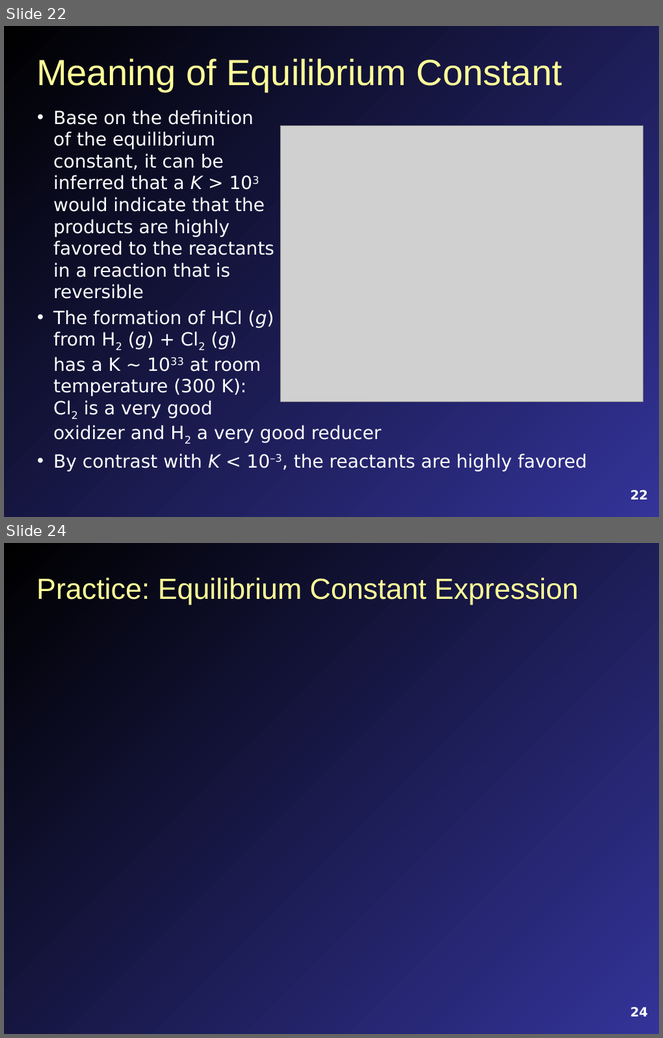
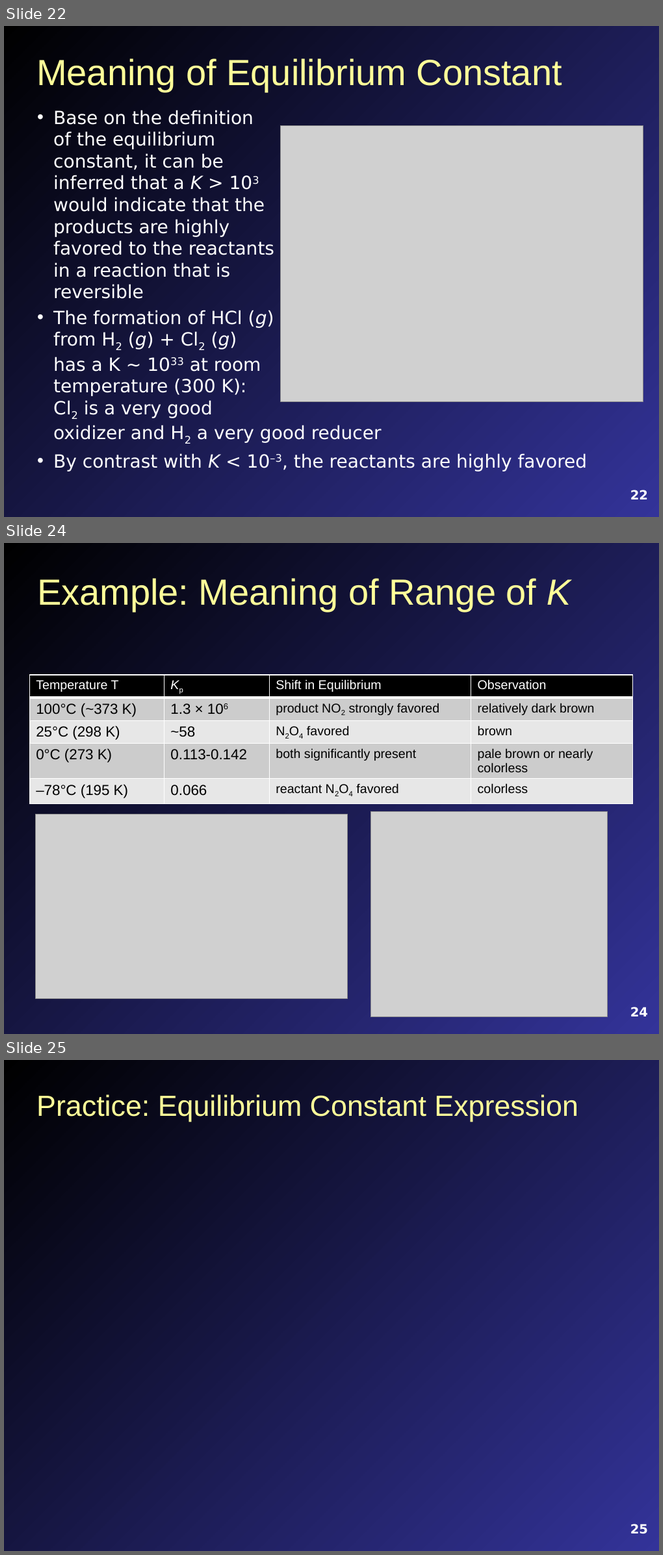
Before and after one commit to mavigozler/mavigozler.github.io, a slide deck: Teaching/Chemistry/Lecture Slides/FCC Chem 3A Chap 13 Content.pptx. Shown one above the other, each under a label of ours: slides 22 and 24 before the commit, slides 22, 24 and 25 after it; the slides between them are not shown. The pictures are 663x1038 and 663x1555 pixels, drawn with LibreOffice and Linux fonts; fonts in the diff are those of the drawing; grey boxes stand for pictures. Boxes give left, top, right and bottom in pixels: in the first picture for what was removed or moved away, otherwise in the second. Text is boxed around its words. In the diff, an @@ line names an element or a change of style, - is before the commit and + after.

```diff
--- a/Teaching/Chemistry/Lecture Slides/FCC Chem 3A Chap 13 Content.pptx
+++ b/Teaching/Chemistry/Lecture Slides/FCC Chem 3A Chap 13 Content.pptx
@@ slide 24 added at <box>4,543,659,1034</box>, background gradient #000000 to #333399 @@
@@ title added at <box>37,578,571,611</box>, 40 pt, text #FFFF99 @@
+Example: Meaning of Range of K
@@ table added at <box>29,675,634,807</box>, 5 rows, 4 columns @@
+Temperature T | Kp | Shift in Equilibrium | Observation
+100°C (~373 K) | 1.3 × 106 | product NO2 strongly favored | relatively dark brown
+25°C (298 K) | ~58 | N2O4 favored | brown
+0°C (273 K) | 0.113-0.142 | both significantly present | pale brown or nearly colorless
+–78°C (195 K) | 0.066 | reactant N2O4 favored | colorless
@@ picture added at <box>35,814,347,999</box> @@
@@ picture added at <box>371,811,607,1017</box> @@
@@ page number added at <box>631,1007,648,1017</box>, 14 pt, text #FFFFFF, bold @@
+24
@@ what was slide 24 is now slide 25 @@
@@ page number at <box>631,1524,648,1534</box>: text changed @@
-24
+25
```
Also in this commit, not shown: 8 slides changed, 10 other slides added, 3 slides removed, 13 other files.
